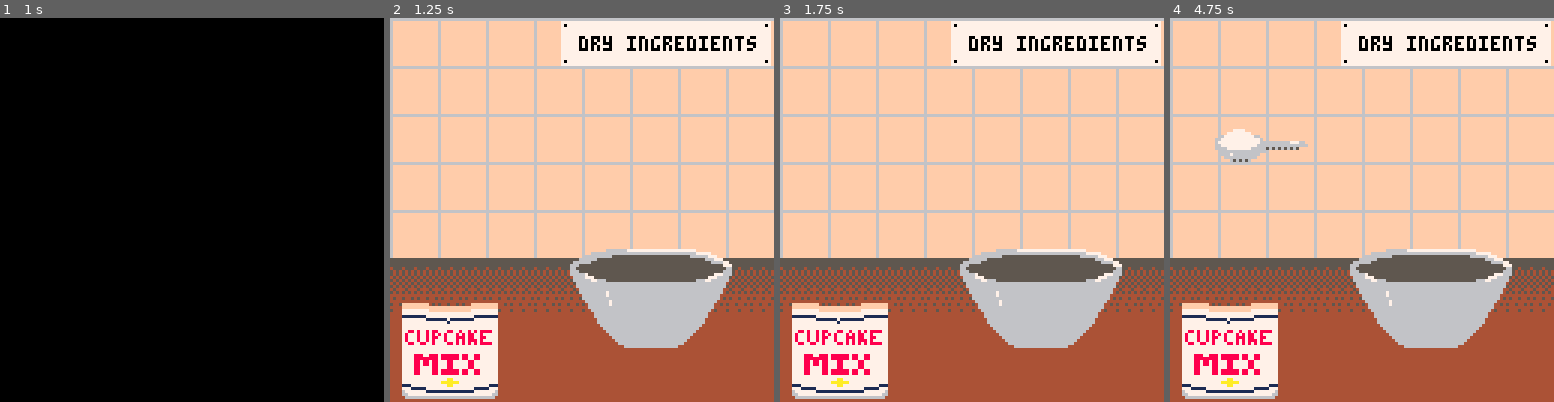
Above: before the commit, frames 1-4 (left to right).
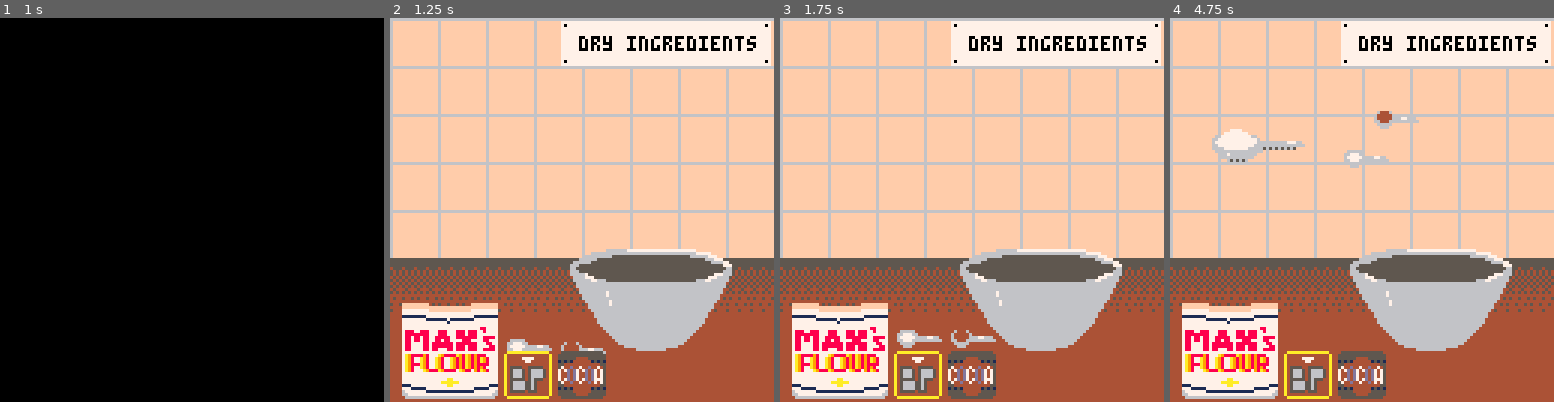
Above: after the commit, the same moments.

Repository: kevinbowrin/cupcake
Game: PICO-8 cartridge cupcake.p8
The game is run twice, just before and just after one commit, with the same random seed, the same clock (stepped at 60 frames per second) and the same inputs.
Inputs:
- Up to frame 1 (1 s): tap X (X key) at 0.33 s; tap O (Z key) at 0.7 s
- Up to frame 2 (1.25 s): tap X (X key) at 1.07 s
- Up to frame 3 (1.75 s): hold Right from 1.6 s (still down); tap O (Z key) at 1.7 s
- Up to frame 4 (4.75 s): tap X (X key) at 1.85, 2.97, 4.08 s; release Right at 2.1 s; tap O (Z key) every 0.4 s from 2.1 to 4.5 s; hold Up 2.15-2.42 s; hold Right 2.47-3.03 s; hold Left 3.08-3.58 s; hold Down 3.63-3.97 s; hold Right 4.02-4.68 s; hold Up from 4.73 s (still down)

Frame 1 is identical in both runs. In frame 2, 3.8% of the frame differs, in the area x 3-72%, y 80-100%; in frame 3, 4.0%; in frame 4, 4.3%, in the area x 3-72%, y 24-100%.

Commit message:
Add files via upload

Diff:
--- a/cupcake.p8
+++ b/cupcake.p8
@@ -160,6 +160,7 @@
   lvl=1
   pal()
   cls()
+  --flour scoop
   add(e,{st={{64,4,2},
              {32,4,2},
              {96,4,2},
@@ -169,8 +170,8 @@
              cps={{5,110},
                   {5,-50},
                   {85,-50},
-                  {87,190},
-                  {87,190},
+                  {84,180},
+                  {84,180},
                   {85,-50},
                   {5,-50},
                   {5,110}},
@@ -178,6 +179,44 @@
              v=0,
              sc=false,
              w=1000})
+  --baking powder scoop
+  add(e,{st={{44,2,1},
+             {58,2,1},
+             {60,2,1},
+             {60,2,1},
+             {42,2,1},
+             {42,2,1}},
+             cps={{39,112},
+                  {39,0},
+                  {95,0},
+                  {92,150},
+                  {92,150},
+                  {95,0},
+                  {39,0},
+                  {39,112}},
+             t=0,
+             v=0,
+             sc=false,
+             w=500})
+  --cocoa scoop
+  add(e,{st={{132,2,1},
+             {146,2,1},
+             {148,2,1},
+             {148,2,1},
+             {130,2,1},
+             {130,2,1}},
+             cps={{57,112},
+                  {57,-30},
+                  {100,-30},
+                  {100,170},
+                  {100,170},
+                  {100,-30},
+                  {57,-30},
+                  {57,112}},
+             t=0,
+             v=0,
+             sc=false,
+             w=600})
  end
 end
 
@@ -203,8 +242,12 @@
  palt(5,true)
  spr(88, 55,83, 8,4)
  palt()
- --mix
+ --flour
  spr(68, 4,95, 4,4)
+ --baking powder
+ spr(46, 38,111, 2,2)
+ --cocoa
+ spr(128, 56,111, 2,2)
 end
 
 function update1()
Not shown, changed: 60 lines of the sprite sheet (__gfx__) section of cupcake.p8
Not shown, changed: cupcake.js
